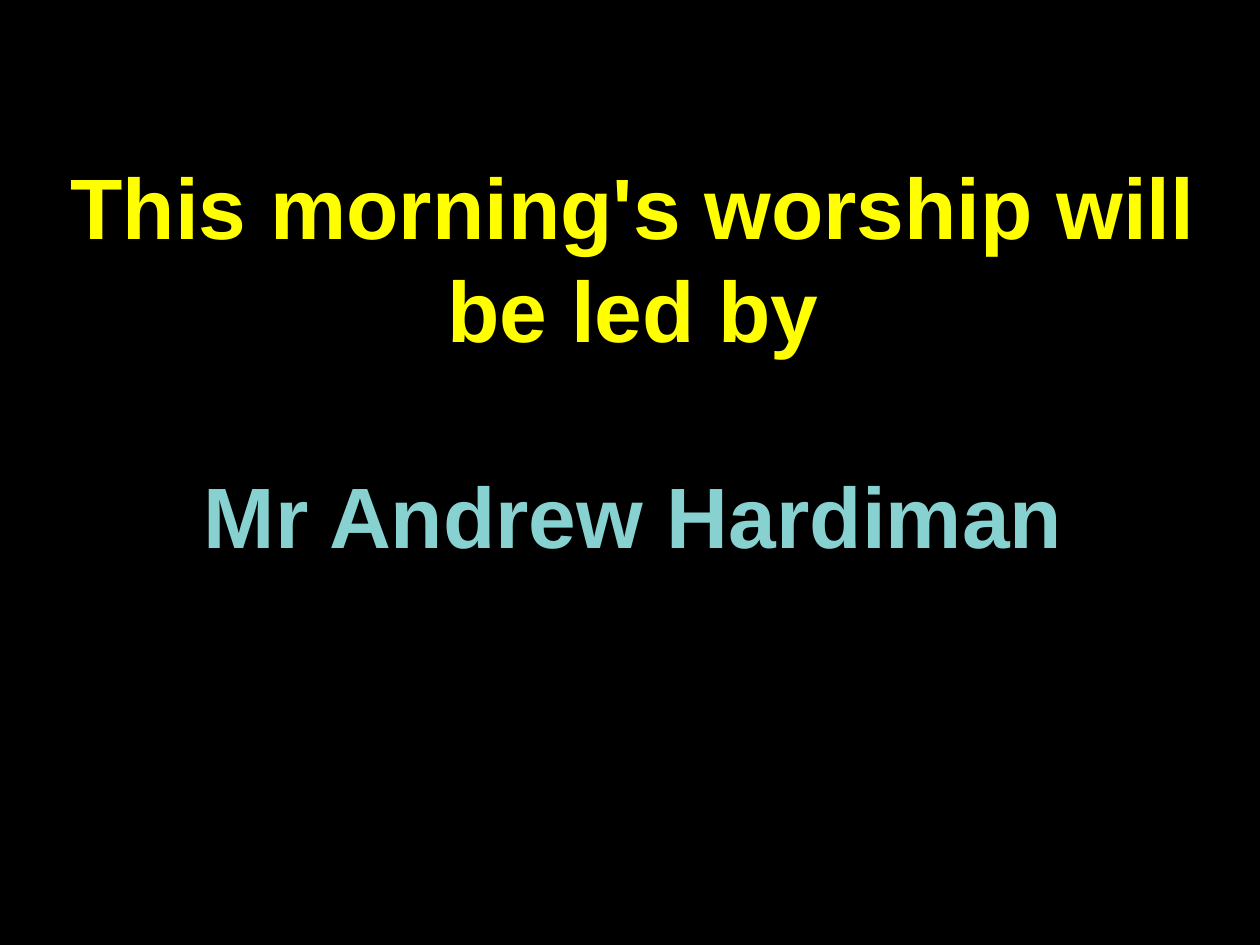
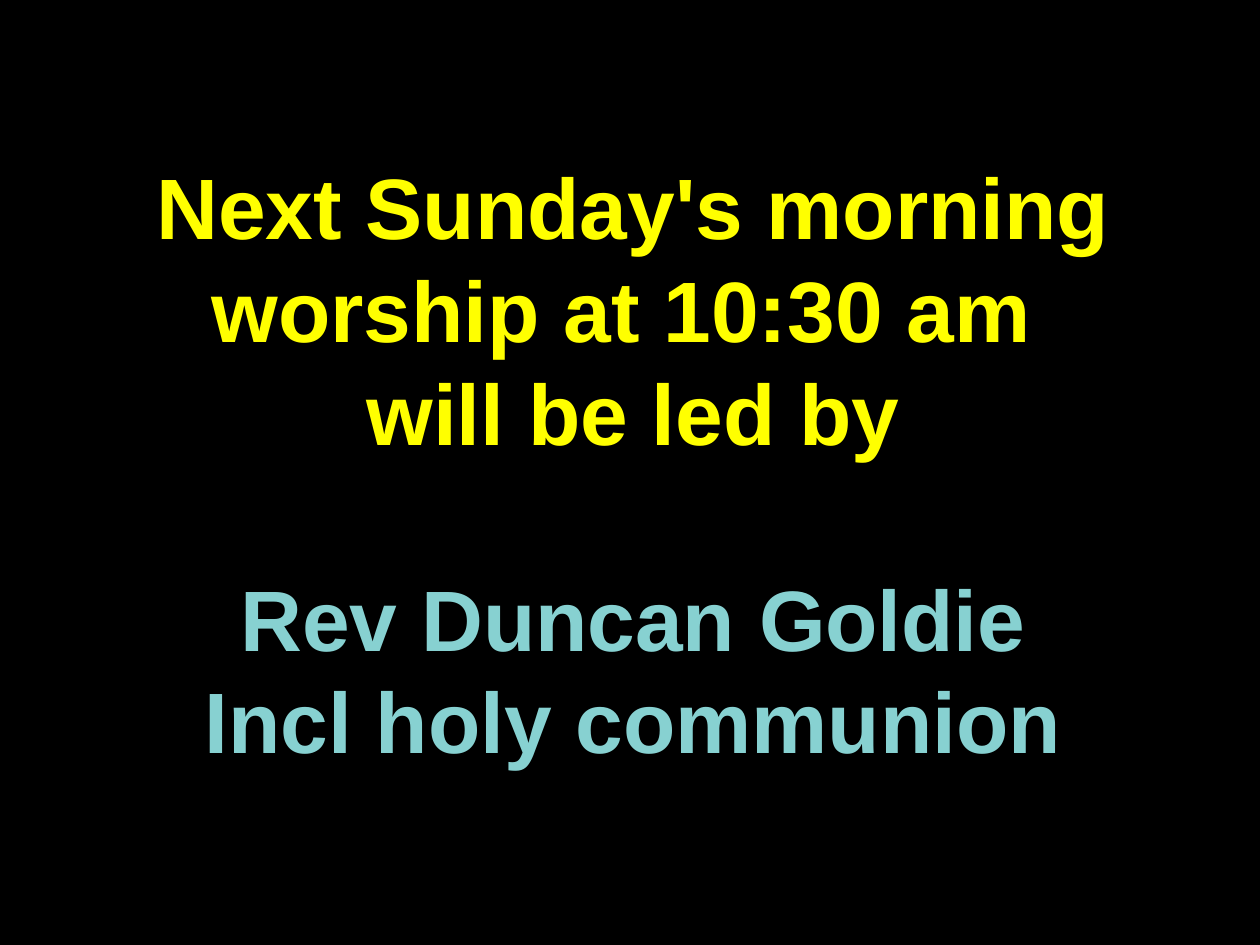
Before and after one commit to martinforsyth/bsuc-audio-visual, a slide deck: slide 5 of resources/presentations/impress/welcome.dark.background.odp (slide 3 before the commit). Drawn at 1260x945 pixels with LibreOffice and Linux fonts; fonts in the diff are those of the drawing. Boxes give left, top, right and bottom in pixels: in the first picture for what was removed or moved away, otherwise in the second. Text is boxed around its words. In the diff, an @@ line names an element or a change of style, - is before the commit and + after.

Commit message:
updated

```diff
--- a/resources/presentations/impress/welcome.dark.background.odp
+++ b/resources/presentations/impress/welcome.dark.background.odp
@@ text at <box>156,177,1109,769</box>: text changed @@
-This morning's worship will be led by
-Mr Andrew Hardiman
+Next Sunday's morning worship at 10:30 am
+will be led by
+Rev Duncan Goldie
+Incl holy communion
```
Also in this commit, not shown: 6 other slides changed, 1 slide removed.
